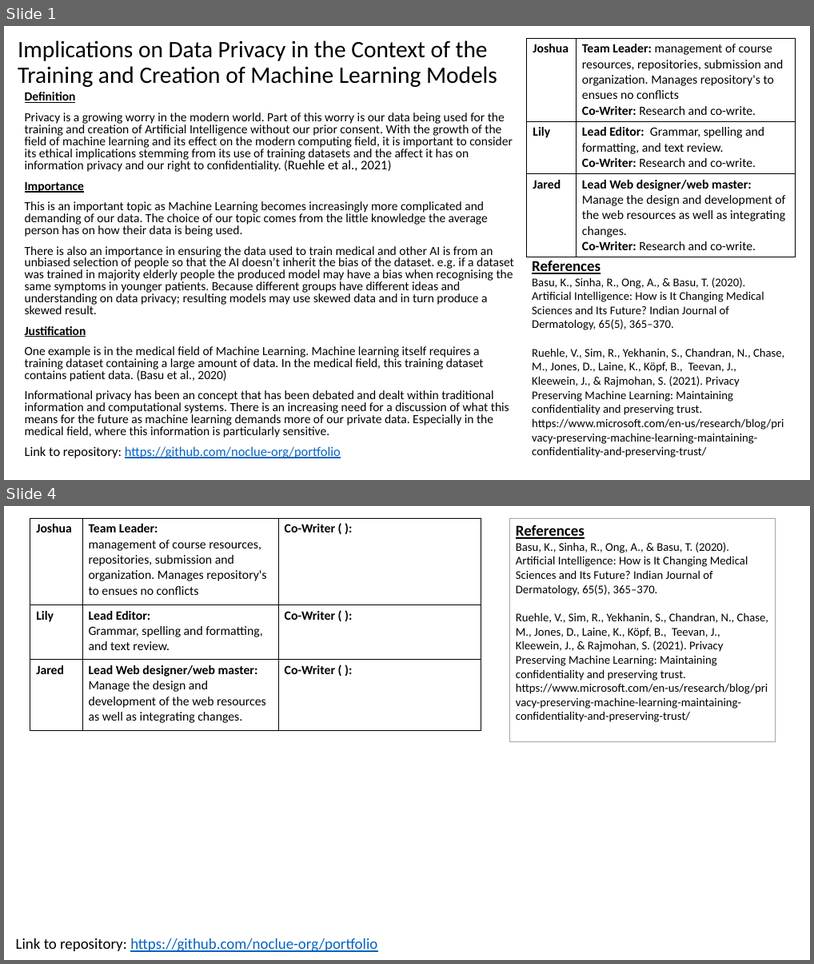
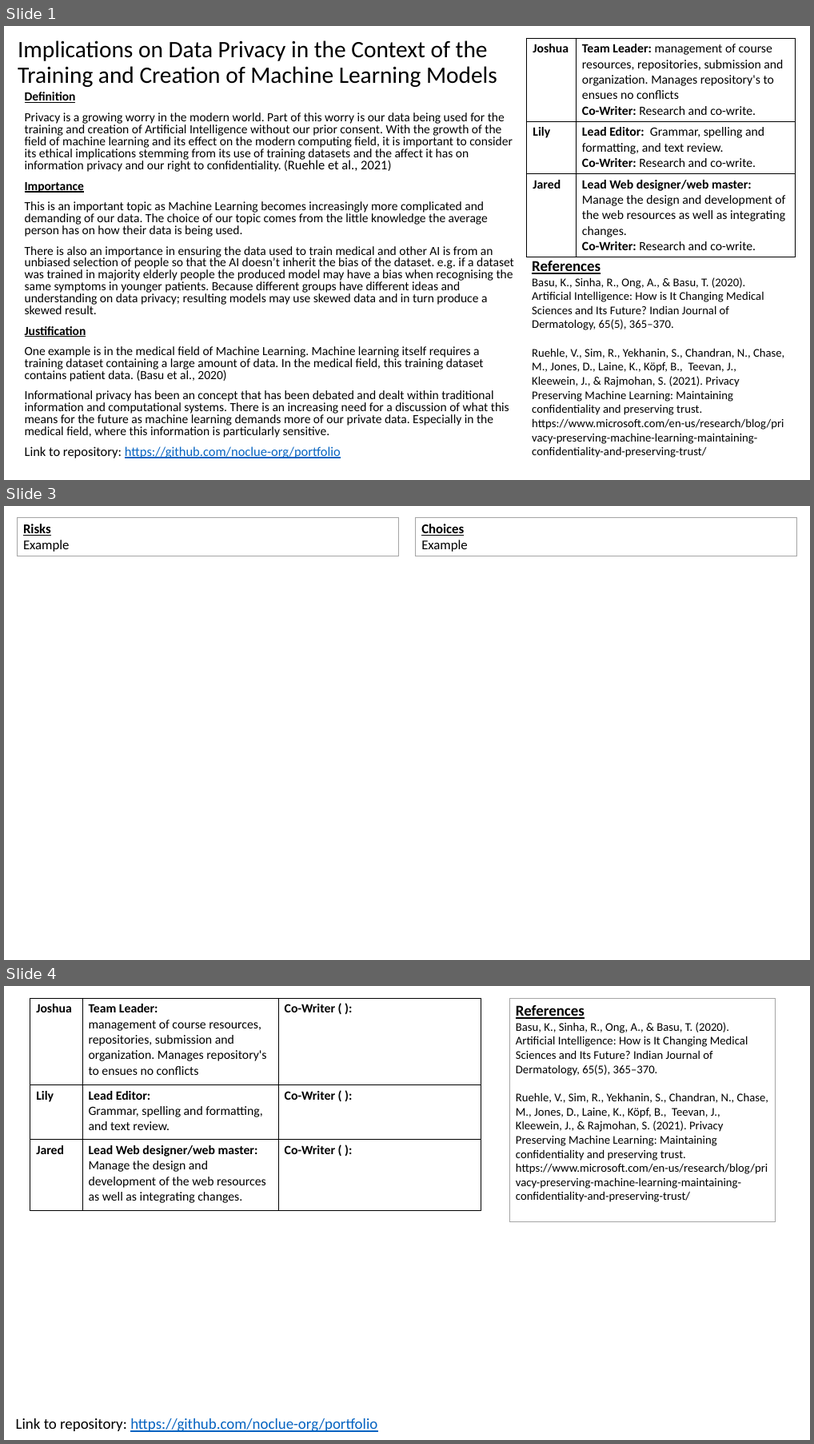
Before and after one commit to noclue-org/portfolio, a slide deck: Powerpoint2.pptx. Shown one above the other, each under a label of ours: slides 1 and 4 before the commit, slides 1, 3 and 4 after it; the slides between them are not shown. The pictures are 814x964 and 814x1444 pixels, drawn with LibreOffice and Linux fonts; fonts in the diff are those of the drawing. Boxes give left, top, right and bottom in pixels: in the first picture for what was removed or moved away, otherwise in the second. Text is boxed around its words. In the diff, an @@ line names an element or a change of style, - is before the commit and + after.

```diff
--- a/Powerpoint2.pptx
+++ b/Powerpoint2.pptx
@@ slide 3 added at (4, 506, 810, 960), background #FFFFFF @@
@@ rectangle added at (18, 517, 398, 556), fill #FFFFFF, outline #A5A5A5 1 pt, 16 pt, text #000000 @@
+Risks
+Example
@@ rectangle added at (416, 517, 797, 556), fill #FFFFFF, outline #A5A5A5 1 pt, 16 pt, text #000000, bold, underline @@
+Choices
+Example
```
Also in this commit, not shown: 1 slide changed, 1 slide removed.
